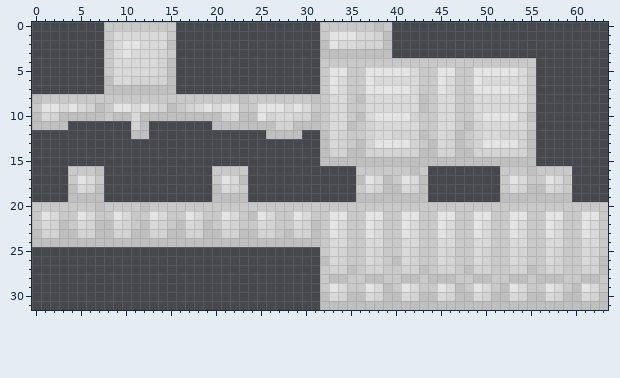
Pixel-art sprite: assets/textures/armour/steel.png. This is how it looked before the edit.
The file is 64x32 pixels.
New version:
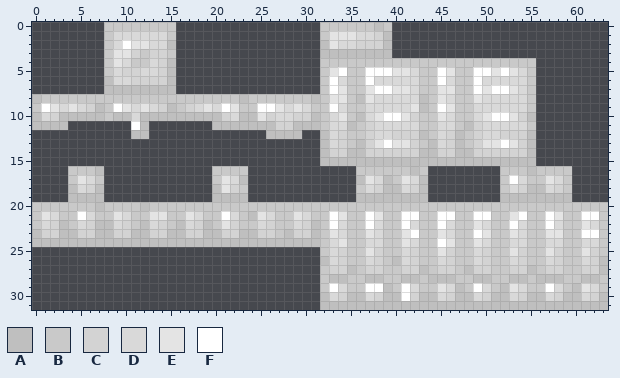
Palette (. is transparent): A #bfbfbf  B #c9c9c9  C #d3d3d3  D #d9d9d9  E #e4e4e4  F #ffffff
Difference:
y 2: x 10 E -> F; x 12 D -> E
y 3: x 9 D -> E; x 11..13 DDD -> CBC
y 4: x 9 D -> E; x 11..12 DD -> BB
y 5: x 10..11 DD -> CC; x 34 E -> F; x 37..39 EEE -> FFF; x 45 E -> F; x 49..50 EE -> FF; x 52 E -> F
y 6: x 33 E -> F; x 37 E -> F; x 45 E -> F; x 49 E -> F
y 7: x 33..34 ED -> FE; x 38..39 EE -> FF; x 46 D -> E; x 49 E -> F; x 51..52 EE -> FF
y 8: x 33..34 DD -> EE; x 37 D -> E; x 45 D -> E; x 49 D -> E
y 9: x 1 E -> F; x 9 E -> F; x 21 E -> F; x 25..26 EE -> FF; x 33 D -> F; x 42 D -> E; x 45..46 DD -> FE
y 10: x 34 D -> E; x 39..40 EE -> FF; x 45 D -> E; x 51..52 EE -> FF
y 11: x 11 C -> F
y 13: x 39 E -> F; x 52 E -> F
y 17: x 53 E -> F
y 18: x 21 D -> E
y 21: x 5 E -> F; x 14 D -> E; x 21 E -> F; x 33 E -> F; x 37 E -> F; x 41..42 EE -> FF; x 45..46 EE -> FF; x 49..50 EE -> FF; x 54 E -> F; x 57 E -> F; x 61..62 EE -> FF
y 22: x 21 D -> E; x 33 E -> F; x 37 E -> F; x 41 E -> F; x 45 E -> F; x 53 E -> F; x 57 E -> F
y 23: x 42 D -> F; x 49..50 ED -> FE; x 58 D -> E; x 61..62 ED -> FF
y 24: x 34 D -> E; x 41 D -> E; x 45..46 DD -> FE; x 49 D -> E
y 25: x 37 D -> E; x 45 D -> E; x 53 D -> E; x 57 D -> E; x 61 D -> E
y 29: x 33 E -> F; x 37..38 ED -> FF; x 41 E -> F; x 49 E -> F; x 57 E -> F
y 30: x 41 D -> F
